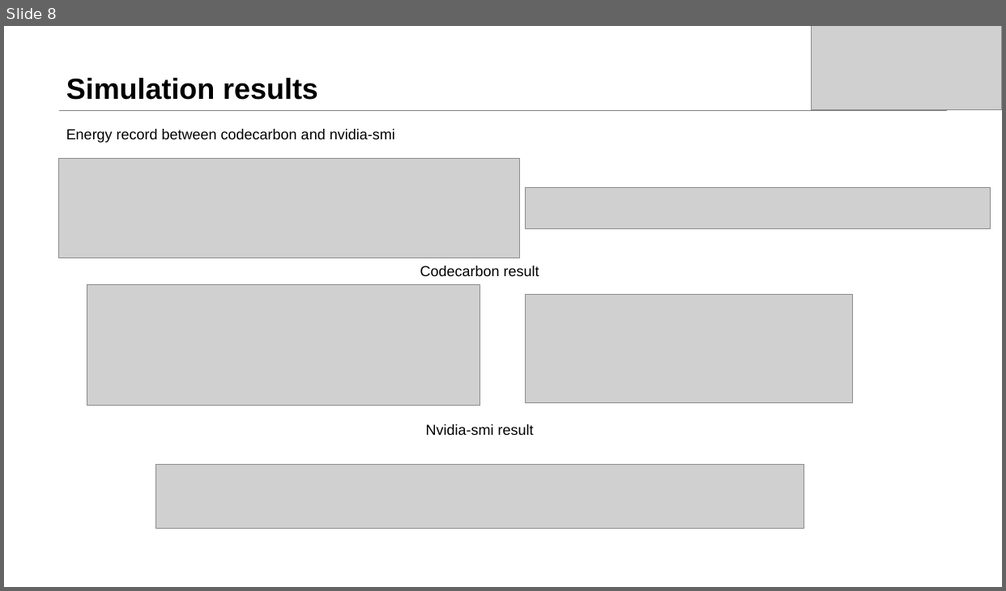
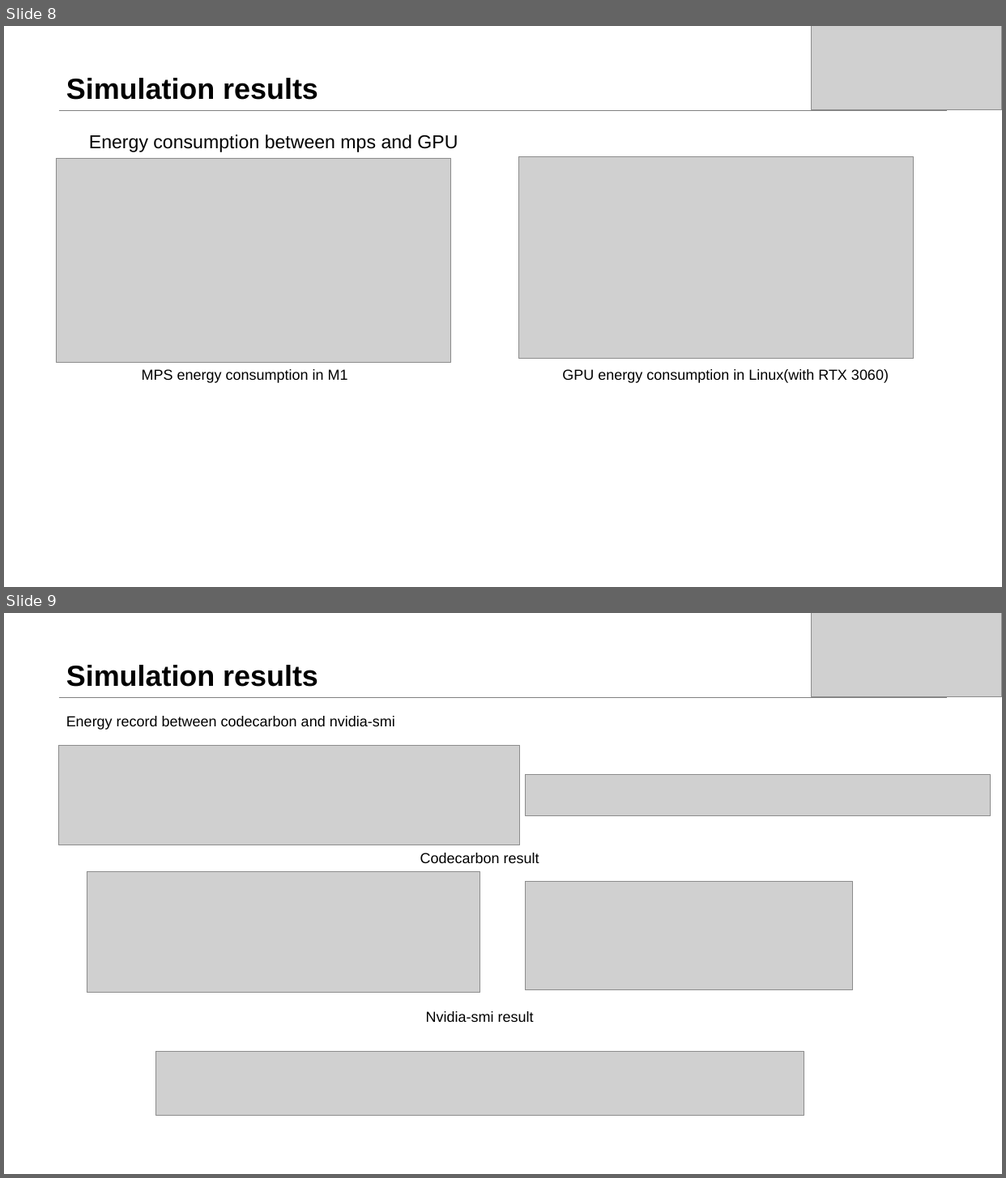
Before and after one commit to dtjgp/GreenAI, a slide deck: presentation/3rd_presentation/GreenAI_3rd.pptx. Shown one above the other, each under a label of ours: slide 8 before the commit, slides 8 and 9 after it. The pictures are 1006x591 and 1006x1178 pixels, drawn with LibreOffice and Linux fonts; fonts in the diff are those of the drawing; grey boxes stand for pictures. Boxes give left, top, right and bottom in pixels: in the first picture for what was removed or moved away, otherwise in the second. Text is boxed around its words. In the diff, an @@ line names an element or a change of style, - is before the commit and + after.

```diff
--- a/presentation/3rd_presentation/GreenAI_3rd.pptx
+++ b/presentation/3rd_presentation/GreenAI_3rd.pptx
@@ slide 8 added at (4, 26, 1002, 587), background #FFFFFF; not listed: 1 template element that a slide beside it also shows @@
@@ picture added at (812, 26, 1002, 110) @@
@@ title added at (66, 78, 318, 100), 28 pt, text #000000, bold @@
+Simulation results
@@ text added at (89, 135, 458, 152), 18 pt, text #000000 @@
+Energy consumption between mps and GPU
@@ picture added at (57, 159, 451, 362) @@
@@ picture added at (519, 157, 914, 359) @@
@@ text added at (142, 369, 348, 383), 14 pt, text #000000 @@
+MPS energy consumption in M1
@@ text added at (562, 369, 889, 383), 14 pt, text #000000 @@
+GPU energy consumption in Linux(with RTX 3060)
@@ what was slide 8 is now slide 9 @@
```
Also in this commit, not shown: 4 slides changed, 2 other files.
